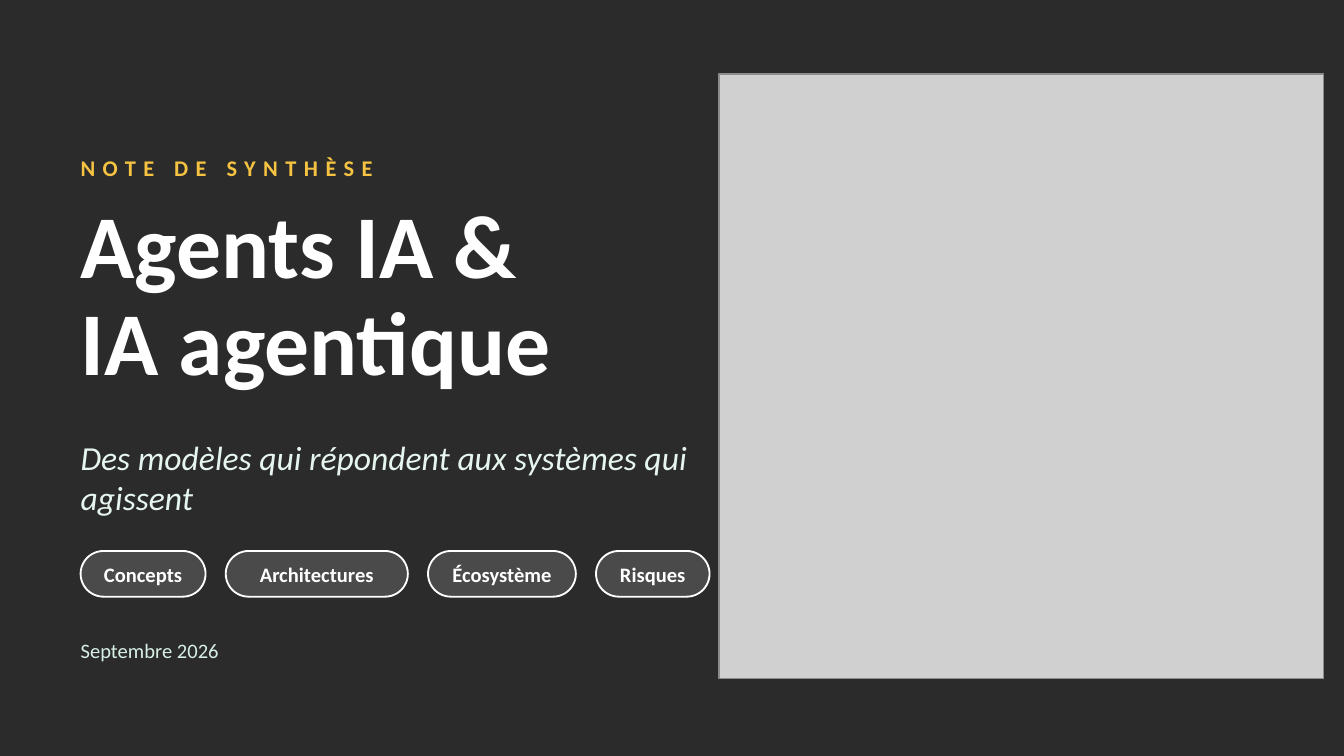
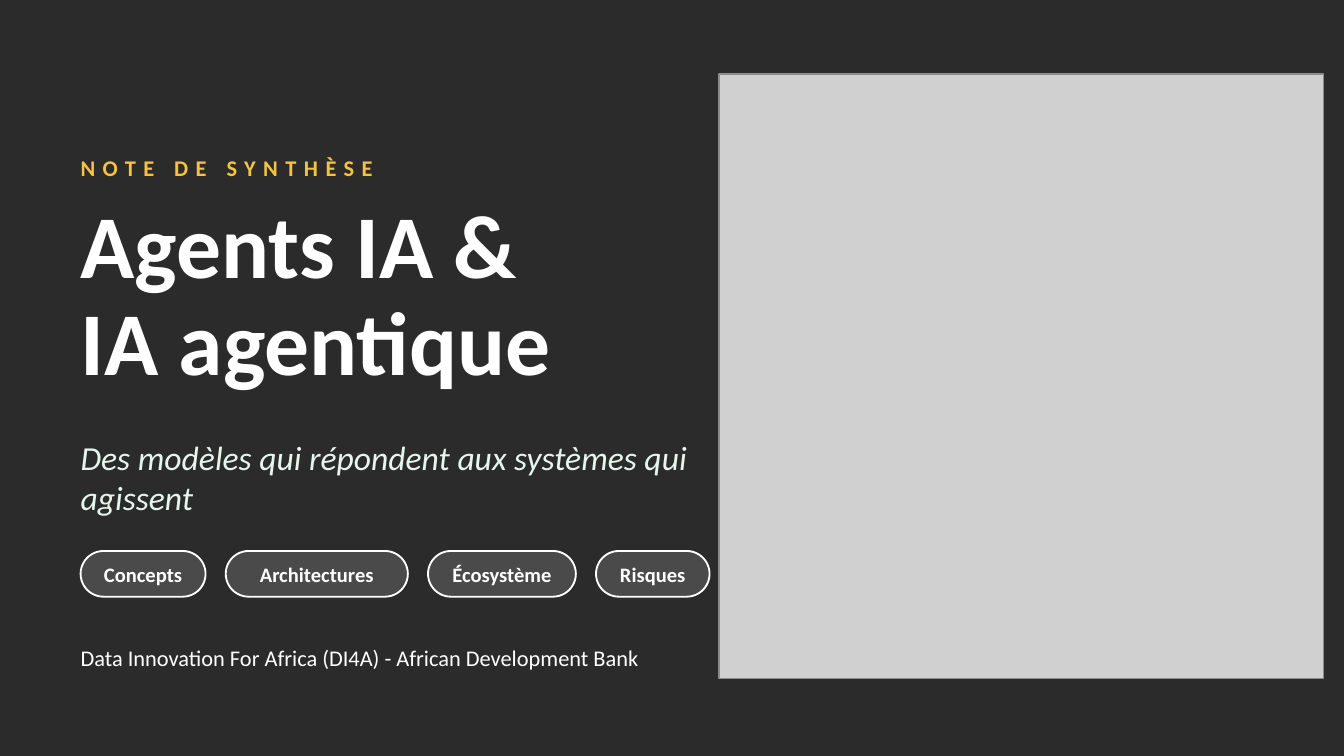
Before and after one commit to datainnov4africa-web/stg17-workshop, a slide deck: slide 1 of docs/downloads/Day1/1530_hands-on-part-2_FR.pptx. Drawn at 1344x756 pixels with LibreOffice and Linux fonts; fonts in the diff are those of the drawing; grey boxes stand for pictures; background and template pictures are left out; a plain dark background stands for a picture behind light text. Boxes give left, top, right and bottom in pixels: in the first picture for what was removed or moved away, otherwise in the second. Text is boxed around its words. In the diff, an @@ line names an element or a change of style, - is before the commit and + after.

```diff
--- a/docs/downloads/Day1/1530_hands-on-part-2_FR.pptx
+++ b/docs/downloads/Day1/1530_hands-on-part-2_FR.pptx
@@ text removed at <box>81,643,219,662</box> @@
-Septembre 2026
@@ text added at <box>81,650,638,670</box>, 12 pt, text #FFFFFF @@
+Data Innovation For Africa (DI4A) - African Development Bank
```
Also in this commit, not shown: 3 other slides changed, 28 other files.
